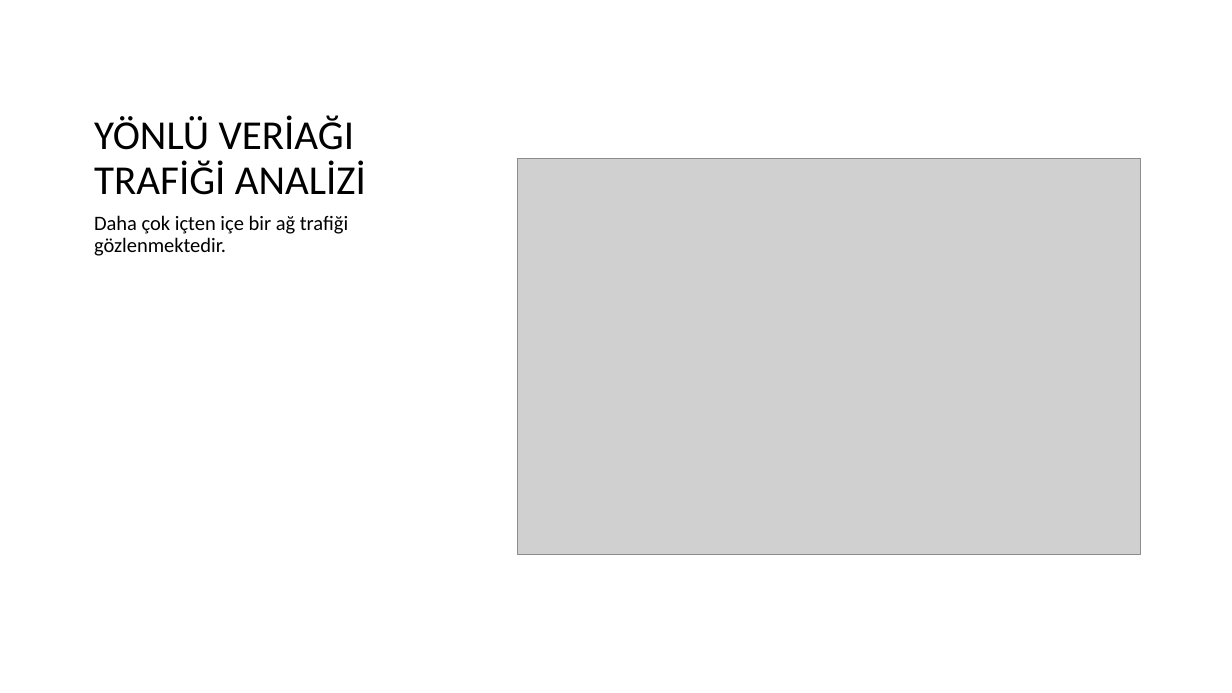
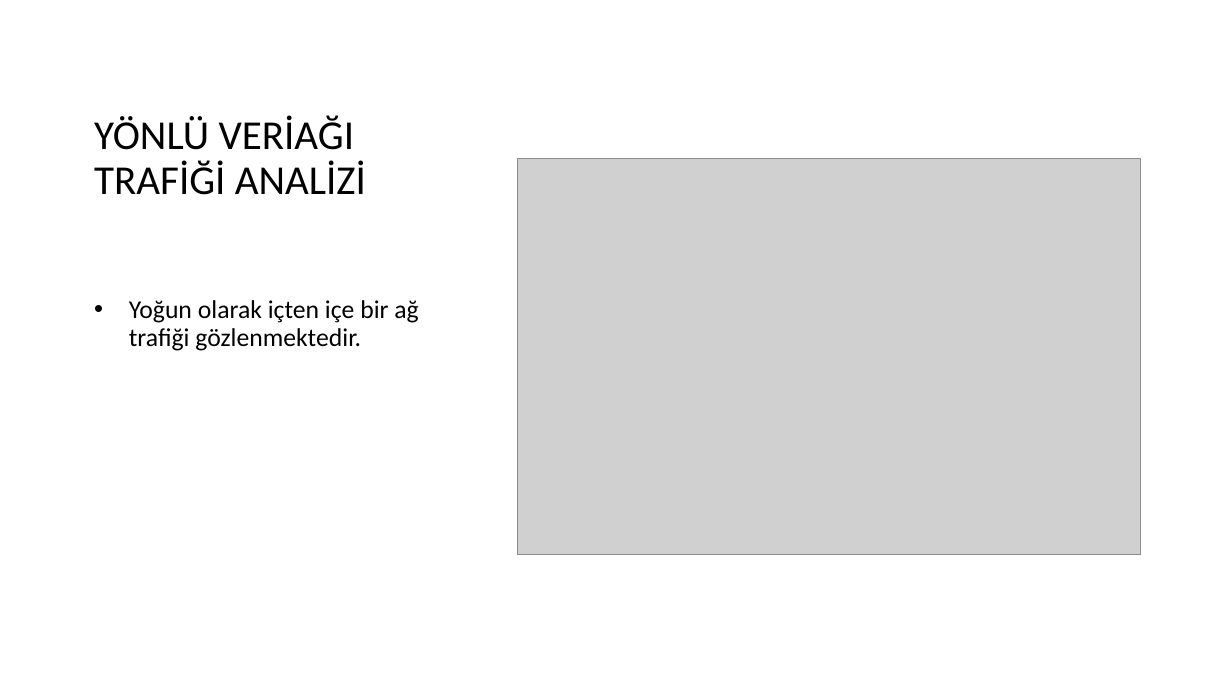
Before and after one commit to euphratesk/portf, a slide deck: slide 3 of Portfolio/ML/Classification Models/NextRay/NetworkTraffic.pptx. Drawn at 1232x693 pixels with LibreOffice and Linux fonts; fonts in the diff are those of the drawing; grey boxes stand for pictures. Boxes give left, top, right and bottom in pixels: in the first picture for what was removed or moved away, otherwise in the second. Text is boxed around its words. In the diff, an @@ line names an element or a change of style, - is before the commit and + after.

```diff
--- a/Portfolio/ML/Classification Models/NextRay/NetworkTraffic.pptx
+++ b/Portfolio/ML/Classification Models/NextRay/NetworkTraffic.pptx
@@ text at [129,300,418,351]: text changed; size 16 to 20 pt @@
-Daha çok içten içe bir ağ trafiği gözlenmektedir.
+• Yoğun olarak içten içe bir ağ trafiği gözlenmektedir.
```
Also in this commit, not shown: 7 other slides changed, 9 slides added, 2 other files.
